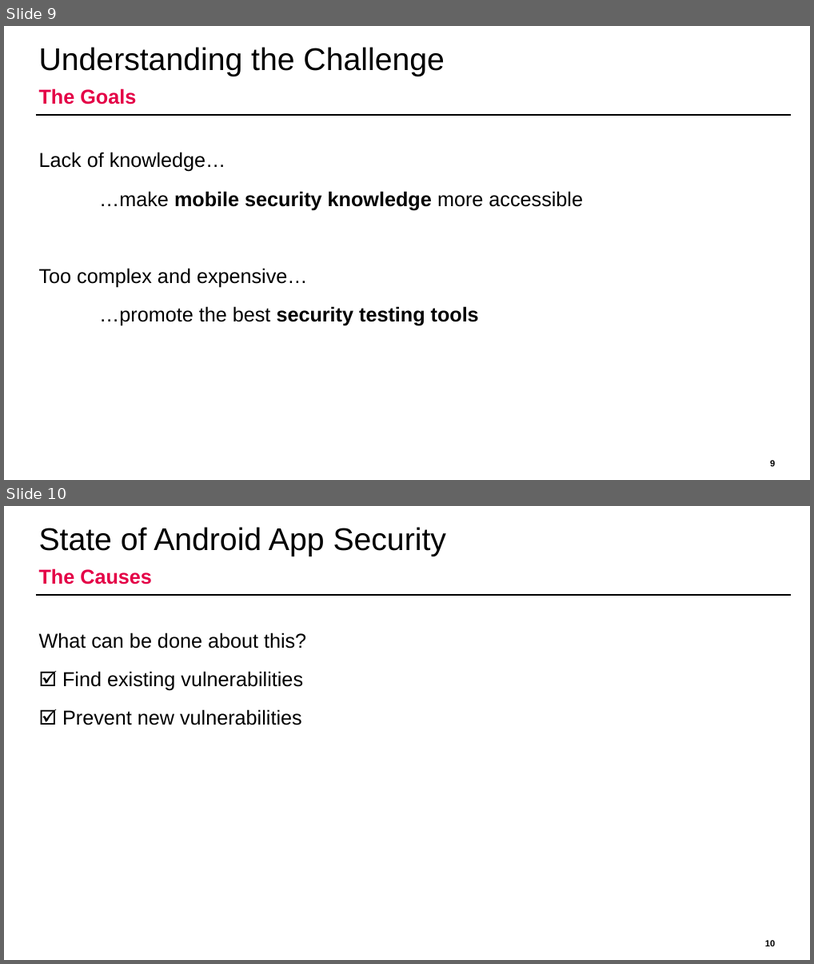
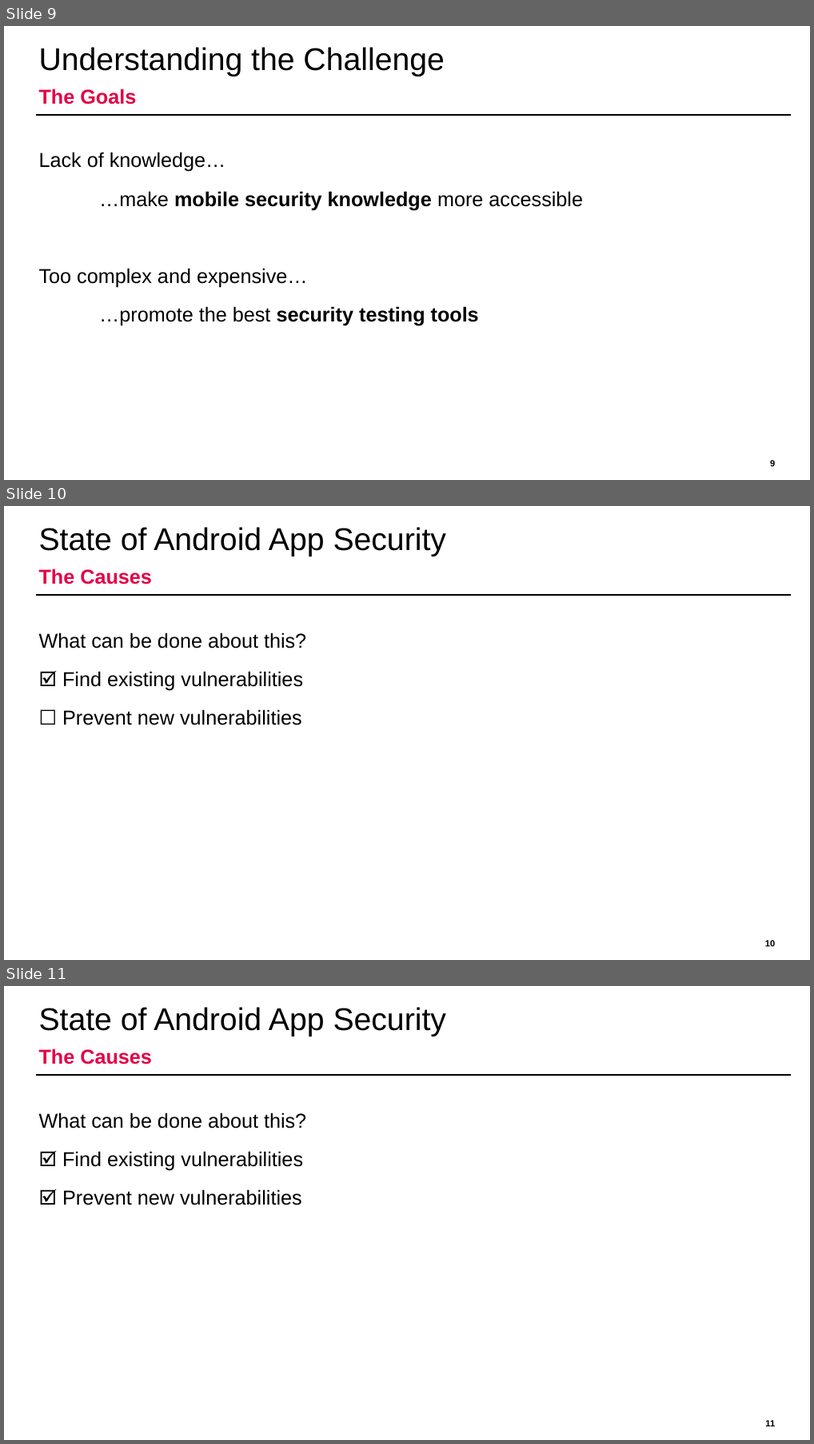
Before and after one commit to domi-cmd/Reference_Application_for_OWASP_MASTG, a slide deck: dev_documents/presentation/ba_thesis_presentation_kronig.pptx. Shown one above the other, each under a label of ours: slides 9 and 10 before the commit, slides 9, 10 and 11 after it. The pictures are 814x964 and 814x1444 pixels, drawn with LibreOffice and Linux fonts; fonts in the diff are those of the drawing; background and template pictures are left out. Boxes give left, top, right and bottom in pixels: in the first picture for what was removed or moved away, otherwise in the second. Text is boxed around its words. In the diff, an @@ line names an element or a change of style, - is before the commit and + after.

Commit message:
Added titles to the plots of my BA thesis presentation, as well as other minor tweaks to the presentation slides

```diff
--- a/dev_documents/presentation/ba_thesis_presentation_kronig.pptx
+++ b/dev_documents/presentation/ba_thesis_presentation_kronig.pptx
@@ slide 10 added at bbox=[4, 506, 810, 960], background #FFFFFF; not listed: 1 template element that a slide beside it also shows @@
@@ title added at bbox=[39, 527, 446, 556], 28 pt, text #000000 @@
+State of Android App Security
@@ text added at bbox=[39, 568, 152, 584], 18 pt, text #E40046, bold @@
+The Causes
@@ text added at bbox=[39, 632, 306, 725], 18 pt, text #000000 @@
+What can be done about this?
+🗹 Find existing vulnerabilities
+☐ Prevent new vulnerabilities
@@ page number added at bbox=[766, 940, 775, 946], 8 pt, text #000000, bold @@
+10
@@ what was slide 10 is now slide 11 @@
@@ page number at bbox=[766, 1420, 775, 1426]: text changed @@
-10
+11
```
Also in this commit, not shown: 9 slides changed, 3 other files.
